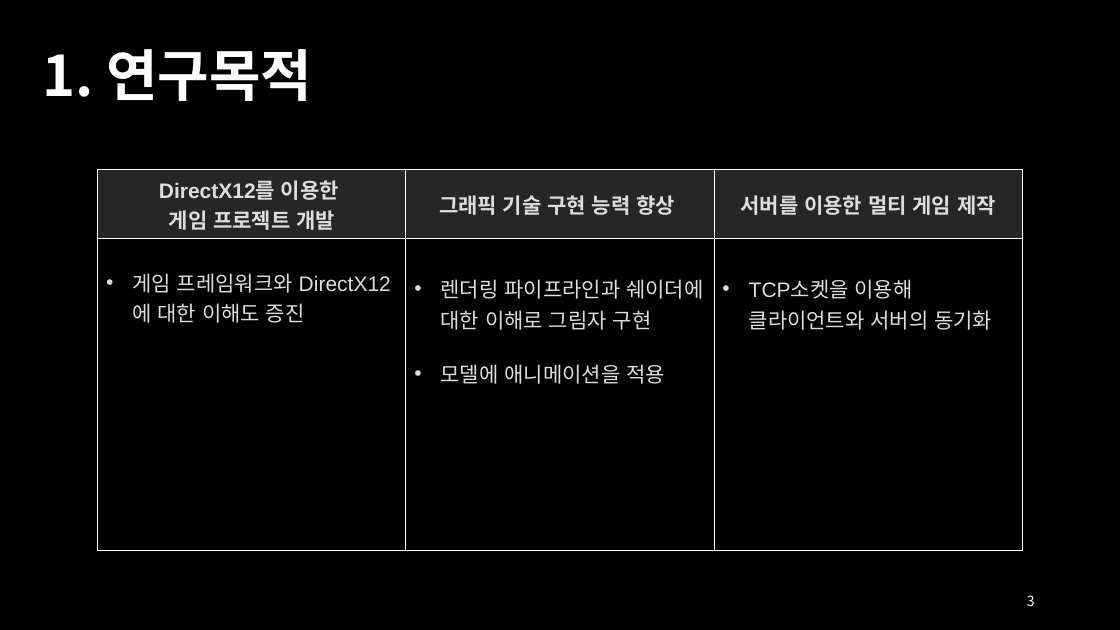
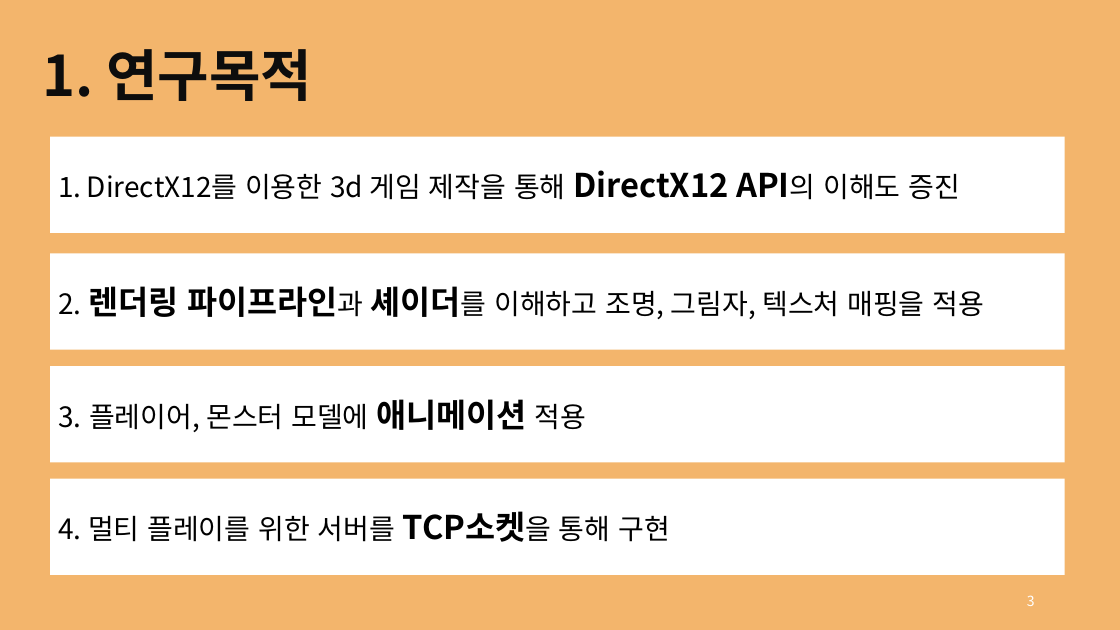
Before and after one commit to rg7155/2022KPU_GameProject, a slide deck: slide 3 of 의뢰인.pptx. Drawn at 1120x630 pixels with LibreOffice and Linux fonts; fonts in the diff are those of the drawing. Boxes give left, top, right and bottom in pixels: in the first picture for what was removed or moved away, otherwise in the second. Text is boxed around its words. In the diff, an @@ line names an element or a change of style, - is before the commit and + after.

Commit message:
ppt 플레이어, 몬스터, 조작법 제외 완료

```diff
--- a/의뢰인.pptx
+++ b/의뢰인.pptx
@@ background #000000 to #F3B56C @@
@@ text "1. 연구목적" at [43,49,312,101]: text colour #FFFFFF to #0D0D0D @@
@@ rectangle added at [50,137,1065,234], fill #FFFFFF, 24 pt, text #000000 @@
+1. DirectX12를 이용한 3d 게임 제작을 통해 DirectX12 API의 이해도 증진
@@ table removed at [97,170,1023,540], 2 rows, 3 columns @@
-DirectX12를 이용한 / 게임 프로젝트 개발 | 그래픽 기술 구현 능력 향상 | 서버를 이용한 멀티 게임 제작
-게임 프레임워크와 DirectX12에 대한 이해도 증진 | 렌더링 파이프라인과 쉐이더에 대한 이해로 그림자 구현 / 모델에 애니메이션을 적용 | TCP소켓을 이용해 클라이언트와 서버의 동기화
@@ rectangle added at [50,254,1065,350], fill #FFFFFF, 24 pt, text #000000 @@
+2. 렌더링 파이프라인과 셰이더를 이해하고 조명, 그림자, 텍스처 매핑을 적용
@@ rectangle added at [50,366,1065,463], fill #FFFFFF, 24 pt, text #000000 @@
+3. 플레이어, 몬스터 모델에 애니메이션 적용
@@ rectangle added at [50,479,1065,576], fill #FFFFFF, 24 pt, text #000000 @@
+4. 멀티 플레이를 위한 서버를 TCP소켓을 통해 구현
```
Also in this commit, not shown: 14 other slides changed, 1 slide added, 1 slide removed.
